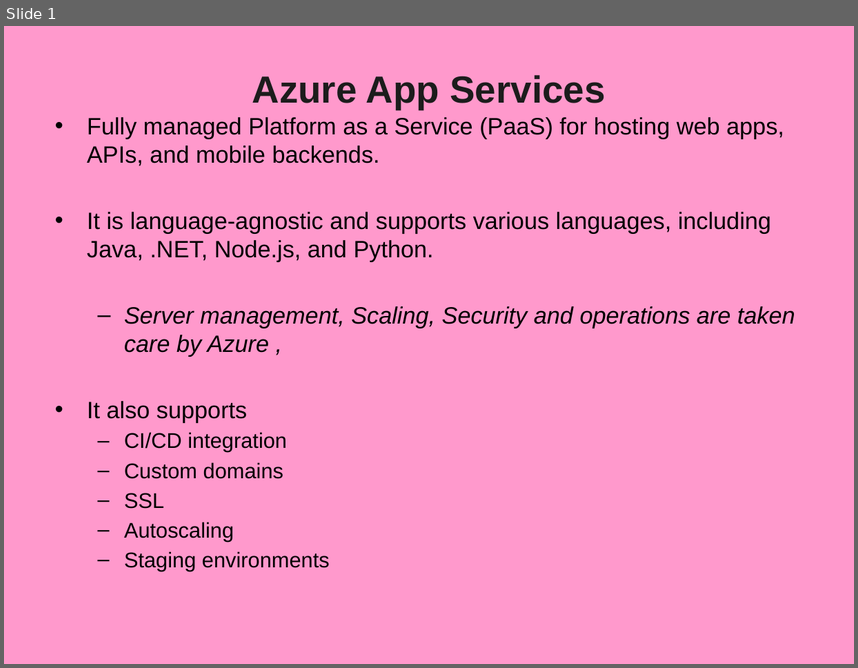
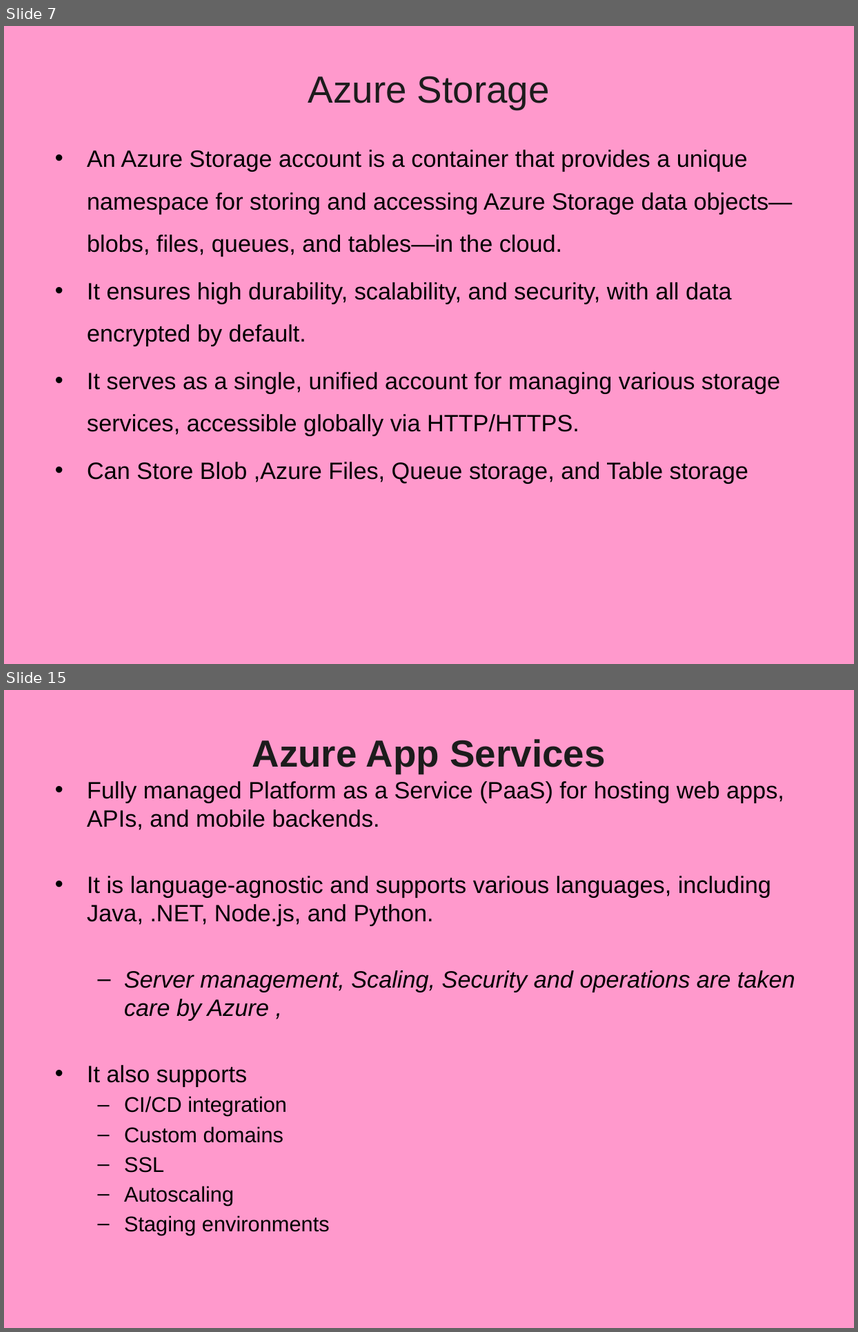
Before and after one commit to Santoshbuild/my_project, a slide deck: 19_Azure_AppService.pptx. Shown one above the other, each under a label of ours: slide 1 before the commit, slides 7 and 15 after it; the slides between them are not shown. The pictures are 858x668 and 858x1332 pixels, drawn with LibreOffice and Linux fonts; fonts in the diff are those of the drawing; background and template pictures are left out. Boxes give left, top, right and bottom in pixels: in the first picture for what was removed or moved away, otherwise in the second. Text is boxed around its words. In the diff, an @@ line names an element or a change of style, - is before the commit and + after.

```diff
--- a/19_Azure_AppService.pptx
+++ b/19_Azure_AppService.pptx
@@ slide 7 added at [4,26,854,664], background picture (left out) @@
@@ title added at [308,76,550,109], 32 pt, text #1C1C1C @@
+Azure Storage
@@ text added at [87,150,793,483], 20 pt, text #000000 @@
+• An Azure Storage account is a container that provides a unique namespace for storing and accessing Azure Storage data objects—blobs, files, queues, and tables—in the cloud.
+• It ensures high durability, scalability, and security, with all data encrypted by default.
+• It serves as a single, unified account for managing various storage services, accessible globally via HTTP/HTTPS.
+• Can Store Blob ,Azure Files, Queue storage, and Table storage
@@ what was slide 1 is now slide 15 @@
```
Also in this commit, not shown: 13 other slides added, 19 other files.
